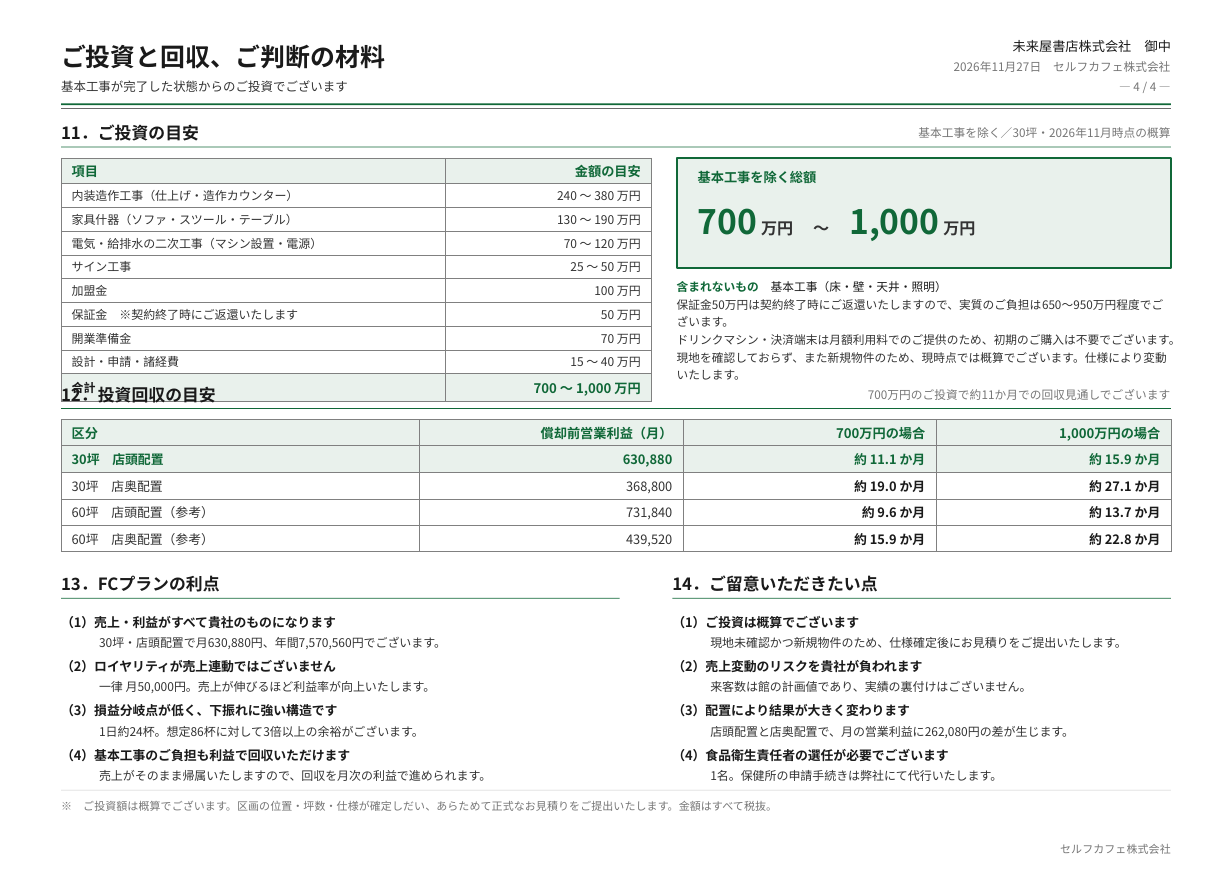
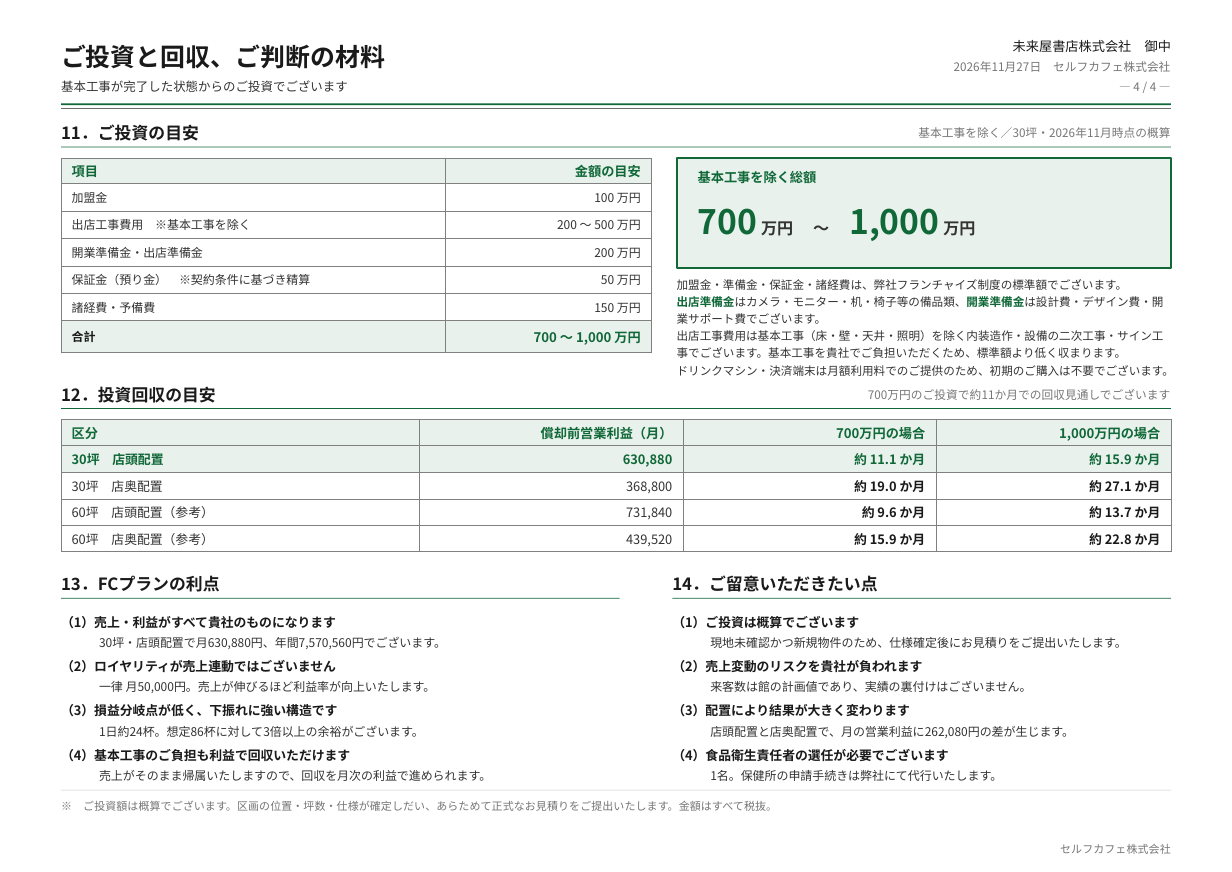
Before and after one commit to a5408071-cmd/suzuki-ceo, a slide deck: slide 4 of selfcafe-sendai-fc/sendai-fc.pptx. Drawn at 1232x872 pixels with LibreOffice and Linux fonts; fonts in the diff are those of the drawing. Boxes give left, top, right and bottom in pixels: in the first picture for what was removed or moved away, otherwise in the second. Text is boxed around its words. In the diff, an @@ line names an element or a change of style, - is before the commit and + after.

```diff
--- a/selfcafe-sendai-fc/sendai-fc.pptx
+++ b/selfcafe-sendai-fc/sendai-fc.pptx
@@ table at [61, 158, 651, 349] @@
-row 2: 内装造作工事（仕上げ・造作カウンター） | 240 〜 380 万円
-row 3: 家具什器（ソファ・スツール・テーブル） | 130 〜 190 万円
-row 4: 電気・給排水の二次工事（マシン設置・電源） | 70 〜 120 万円
-row 5: サイン工事 | 25 〜 50 万円
-row 7: 保証金 ※契約終了時にご返還いたします | 50 万円
-row 8: 開業準備金 | 70 万円
-row 9: 設計・申請・諸経費 | 15 〜 40 万円
+row 3: 出店工事費用 ※基本工事を除く | 200 〜 500 万円
+row 4: 開業準備金・出店準備金 | 200 万円
+row 5: 保証金（預り金） ※契約条件に基づき精算 | 50 万円
+row 6: 諸経費・予備費 | 150 万円
@@ text at [677, 279, 1164, 358]: text changed; size 8 to 7.9 pt @@
-含まれないもの 基本工事（床・壁・天井・照明）
-保証金50万円は契約終了時にご返還いたしますので、実質のご負担は650〜950万円程度でございます。
+加盟金・準備金・保証金・諸経費は、弊社フランチャイズ制度の標準額でございます。
+出店準備金はカメラ・モニター・机・椅子等の備品類、開業準備金は設計費・デザイン費・開業サポート費でございます。
+出店工事費用は基本工事（床・壁・天井・照明）を除く内装造作・設備の二次工事・サイン工事でございます。基本工事を貴社でご負担いただくため、標準額より低く収まります。
@@ text at [677, 352, 1167, 380]: paragraph removed @@
-現地を確認しておらず、また新規物件のため、現時点では概算でございます。仕様により変動いたします。
@@ text at [677, 365, 1174, 376]: size 8 to 7.9 pt in "ドリンクマシン・決済端末は月額利用料でのご提供のため、初期のご購入は不要でございます。"; line spacing 1.26 to 1.24 @@
```
Also in this commit, not shown: 4 other files.
